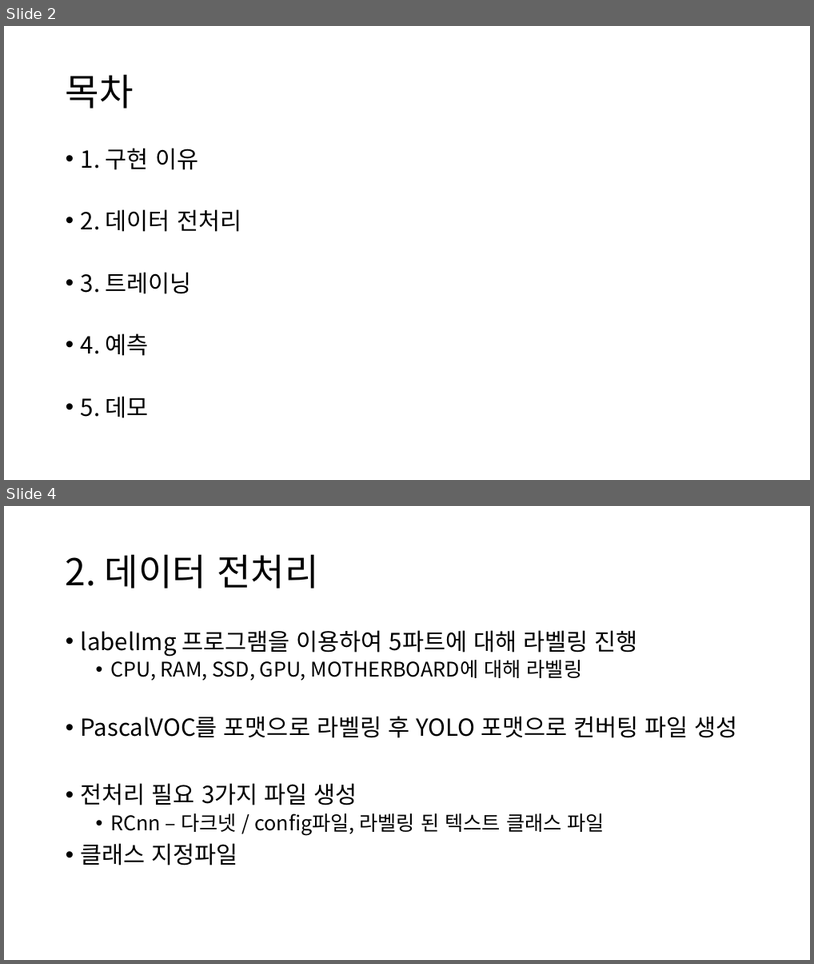
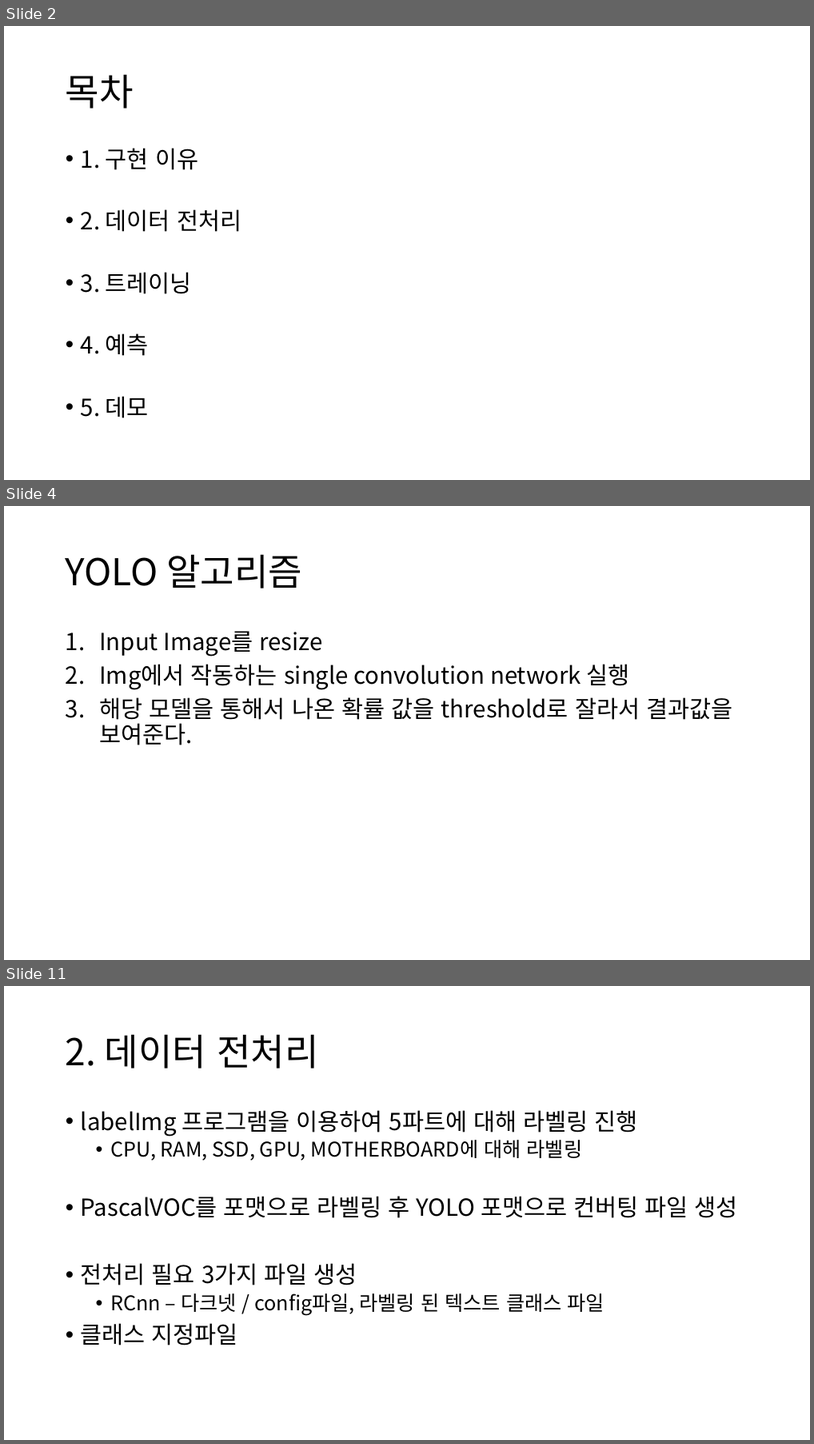
Before and after one commit to Team-Tetrapod/project, a slide deck: 2. 발표자료/PC조립 헬퍼 최종본.pptx. Shown one above the other, each under a label of ours: slides 2 and 4 before the commit, slides 2, 4 and 11 after it; the slides between them are not shown. The pictures are 814x964 and 814x1444 pixels, drawn with LibreOffice and Linux fonts; fonts in the diff are those of the drawing. Boxes give left, top, right and bottom in pixels: in the first picture for what was removed or moved away, otherwise in the second. Text is boxed around its words. In the diff, an @@ line names an element or a change of style, - is before the commit and + after.

```diff
--- a/2. 발표자료/PC조립 헬퍼 최종본.pptx
+++ b/2. 발표자료/PC조립 헬퍼 최종본.pptx
@@ slide 4 added at (x1=4, y1=506, x2=810, y2=960), background #FFFFFF @@
@@ title added at (x1=66, y1=554, x2=302, y2=588), 44 pt, text #000000 @@
+YOLO 알고리즘
@@ text added at (x1=99, y1=631, x2=733, y2=745), 28 pt, text #000000 @@
+1. Input Image를 resize
+2. Img에서 작동하는 single convolution network 실행
+3. 해당 모델을 통해서 나온 확률 값을 threshold로 잘라서 결과값을 보여준다.
@@ what was slide 4 is now slide 11 @@
```
Also in this commit, not shown: 2 slides changed, 6 other slides added, 17 other files.
